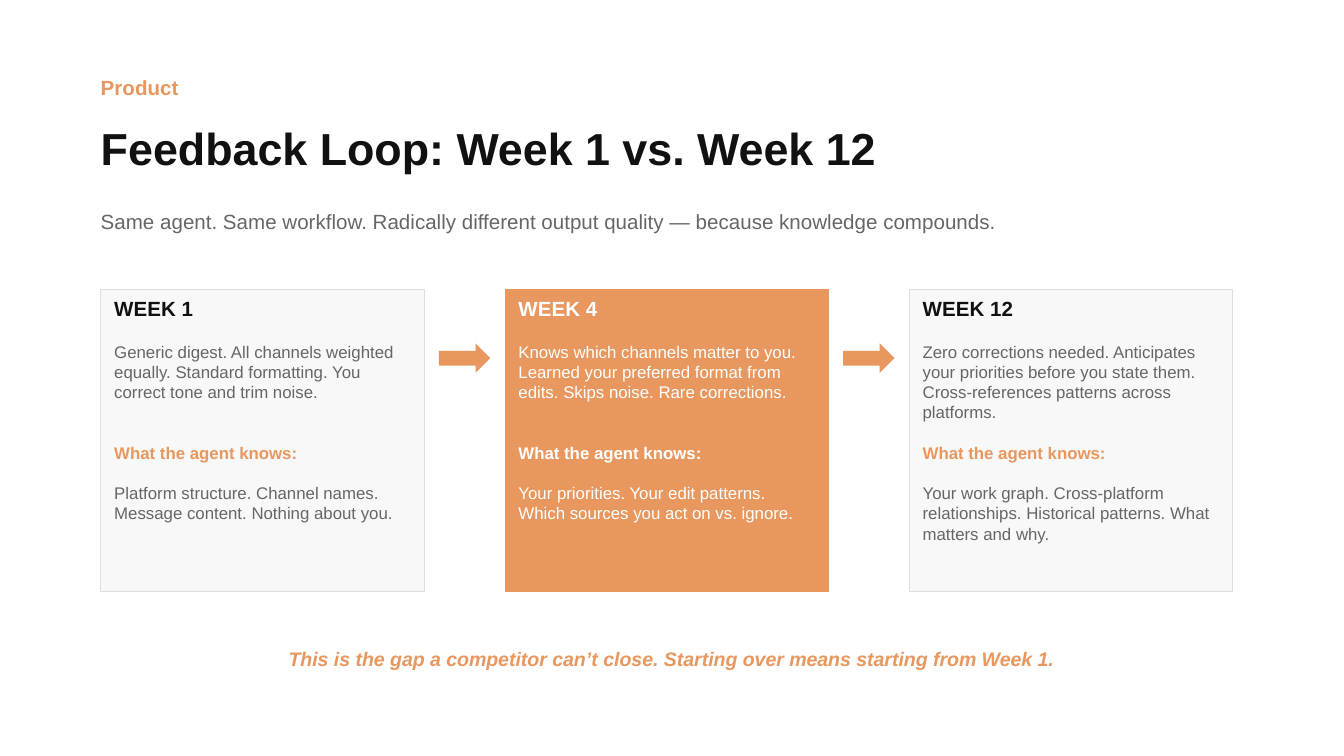
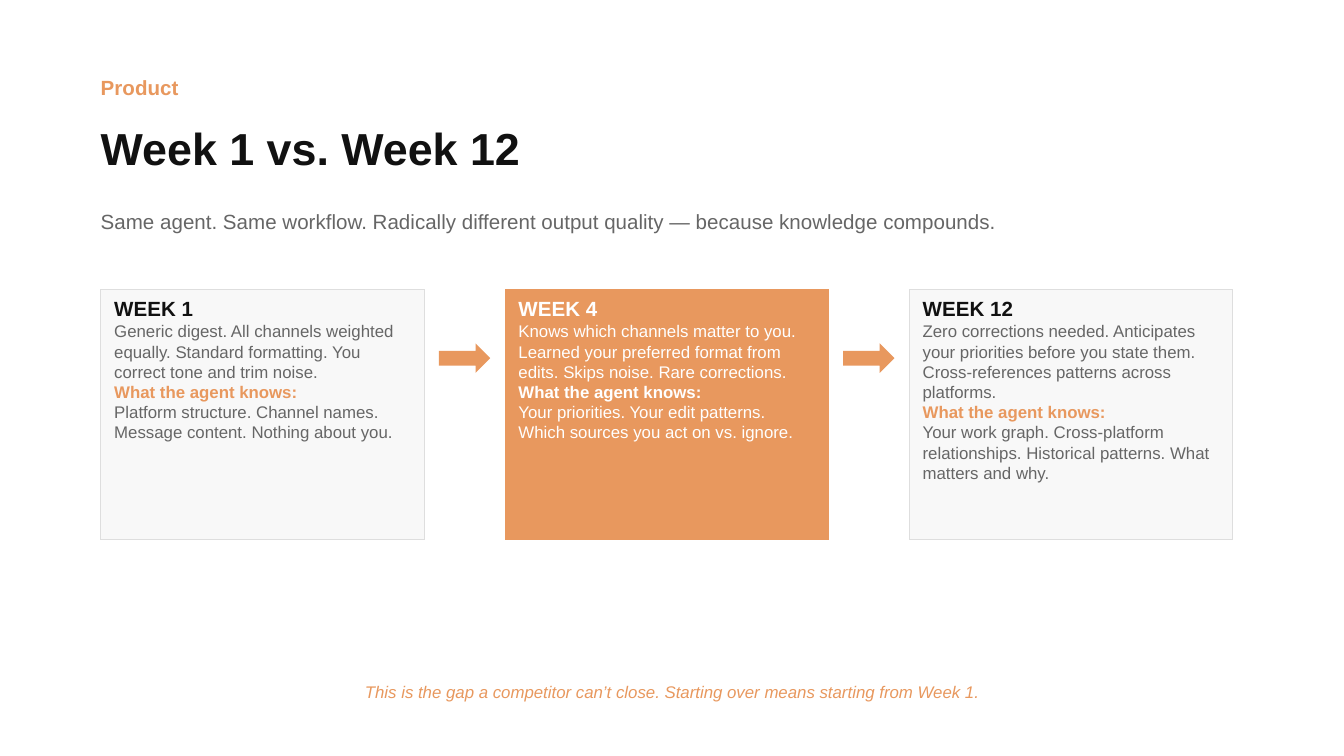
Before and after one commit to Kvkthecreator/yarnnnn, a slide deck: slide 9 of docs/working_docs/investors/IR Deck - yarnnn - March 2026 v2.pptx. Drawn at 1344x756 pixels with LibreOffice and Linux fonts; fonts in the diff are those of the drawing. Boxes give left, top, right and bottom in pixels: in the first picture for what was removed or moved away, otherwise in the second. Text is boxed around its words. In the diff, an @@ line names an element or a change of style, - is before the commit and + after.

```diff
--- a/docs/working_docs/investors/IR Deck - yarnnn - March 2026 v2.pptx
+++ b/docs/working_docs/investors/IR Deck - yarnnn - March 2026 v2.pptx
@@ text at [101,132,520,166]: text changed @@
-Feedback Loop: Week 1 vs. Week 12
+Week 1 vs. Week 12
@@ rectangle "WEEK 1": place and size @@
-rectangle "WEEK 1" at [101,290,425,591]
+rectangle "WEEK 1" at [101,290,425,540]
@@ rectangle "WEEK 4": place and size @@
-rectangle "WEEK 4" at [505,290,829,591]
+rectangle "WEEK 4" at [505,290,829,540]
@@ rectangle "WEEK 12": place and size @@
-rectangle "WEEK 12" at [909,290,1232,591]
+rectangle "WEEK 12" at [909,290,1232,540]
@@ text "This is the gap a ...": place and size @@
-text "This is the gap a ..." at [289,652,1054,670]
+text "This is the gap a ..." at [365,686,979,702]
@@ text "This is the gap a ..." at [365,686,979,702]: size 10.5 to 9 pt, bold off @@
```
Also in this commit, not shown: 6 other slides changed, 2 other files.
